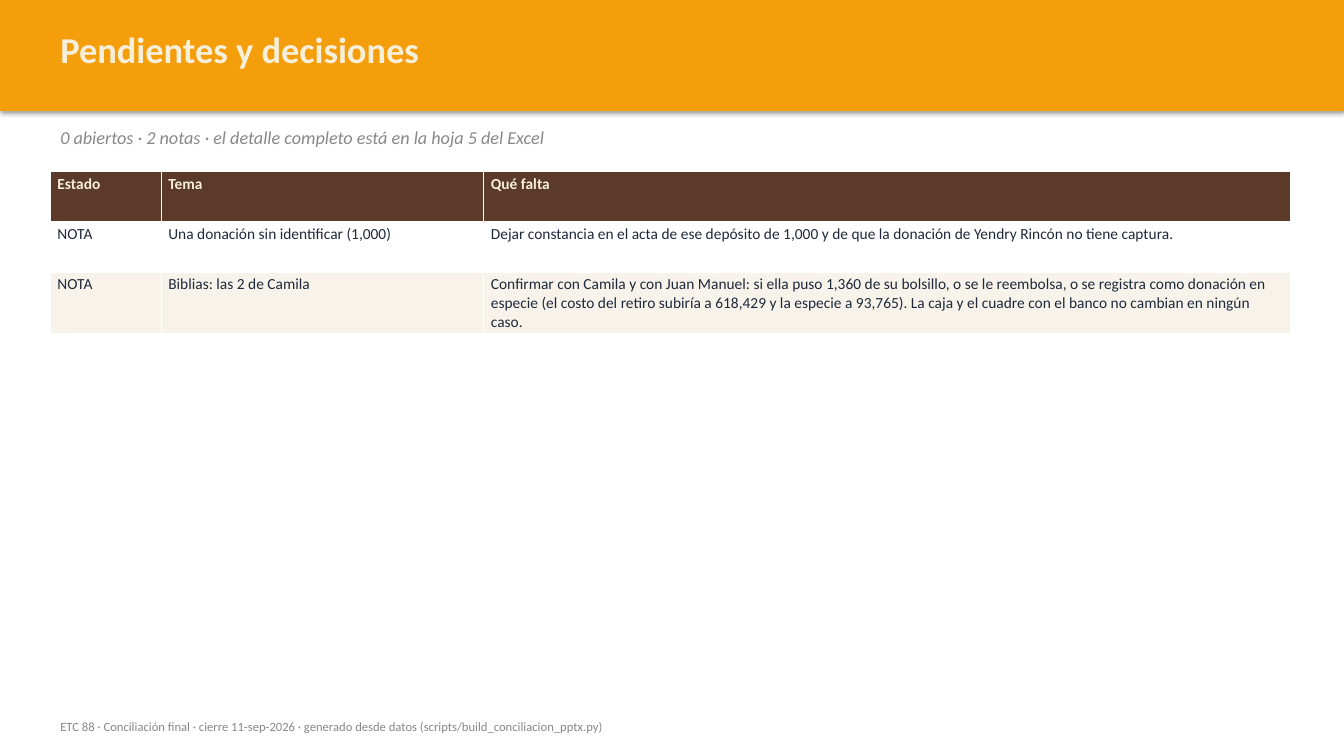
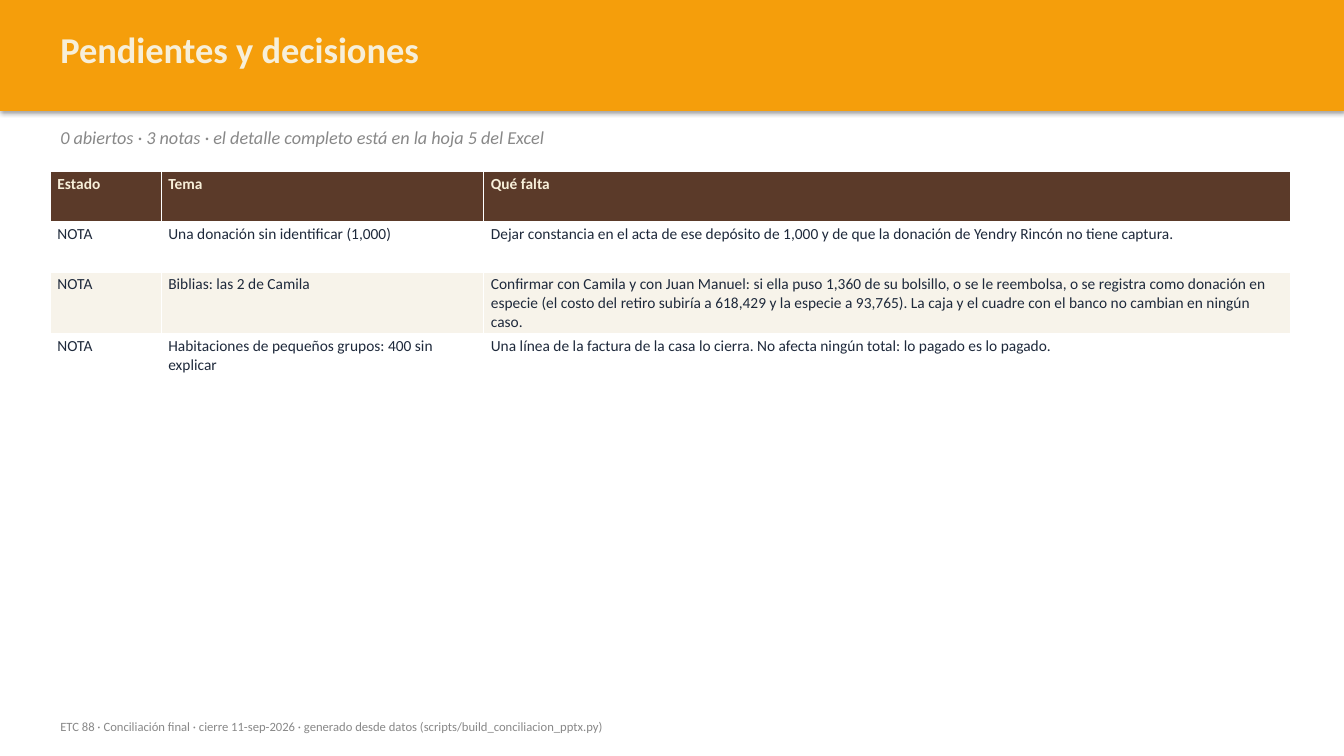
Before and after one commit to jmdelacruzmendez/ETC88, a slide deck: slide 10 of data/presupuesto/Conciliacion_ETC88_Presentacion.pptx. Drawn at 1344x756 pixels with LibreOffice and Linux fonts; fonts in the diff are those of the drawing. Boxes give left, top, right and bottom in pixels: in the first picture for what was removed or moved away, otherwise in the second. Text is boxed around its words. In the diff, an @@ line names an element or a change of style, - is before the commit and + after.

```diff
--- a/data/presupuesto/Conciliacion_ETC88_Presentacion.pptx
+++ b/data/presupuesto/Conciliacion_ETC88_Presentacion.pptx
@@ text at [60, 131, 544, 147]: text changed @@
-0 abiertos · 2 notas · el detalle completo está en la hoja 5 del Excel
+0 abiertos · 3 notas · el detalle completo está en la hoja 5 del Excel
@@ table at [50, 171, 1291, 377] @@
+row 4: NOTA | Habitaciones de pequeños grupos: 400 sin explicar | Una línea de la factura de la casa lo cierra. No afecta ningún total: lo pagado es lo pagado.
```
Also in this commit, not shown: 5 other files.
